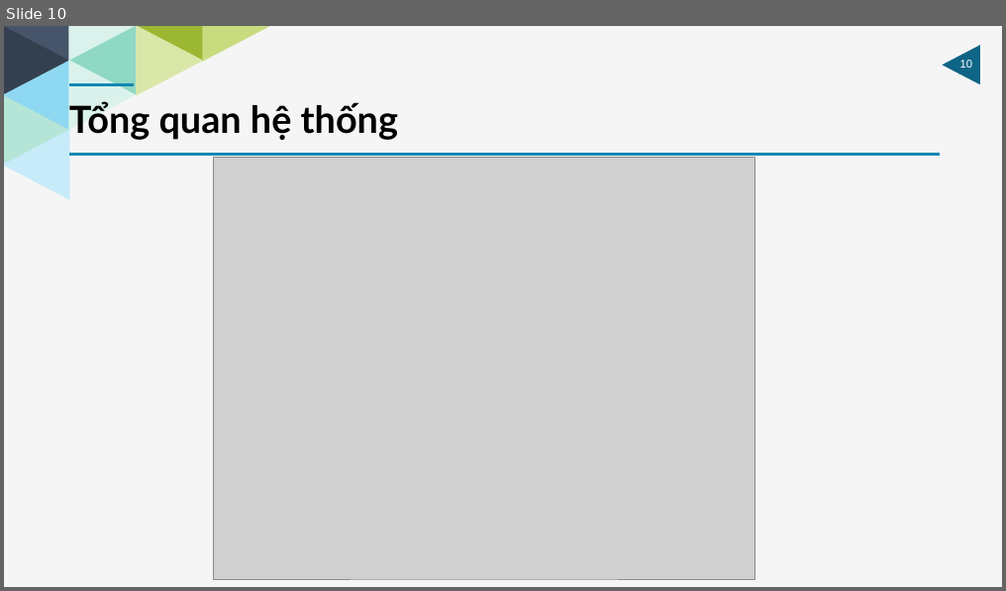
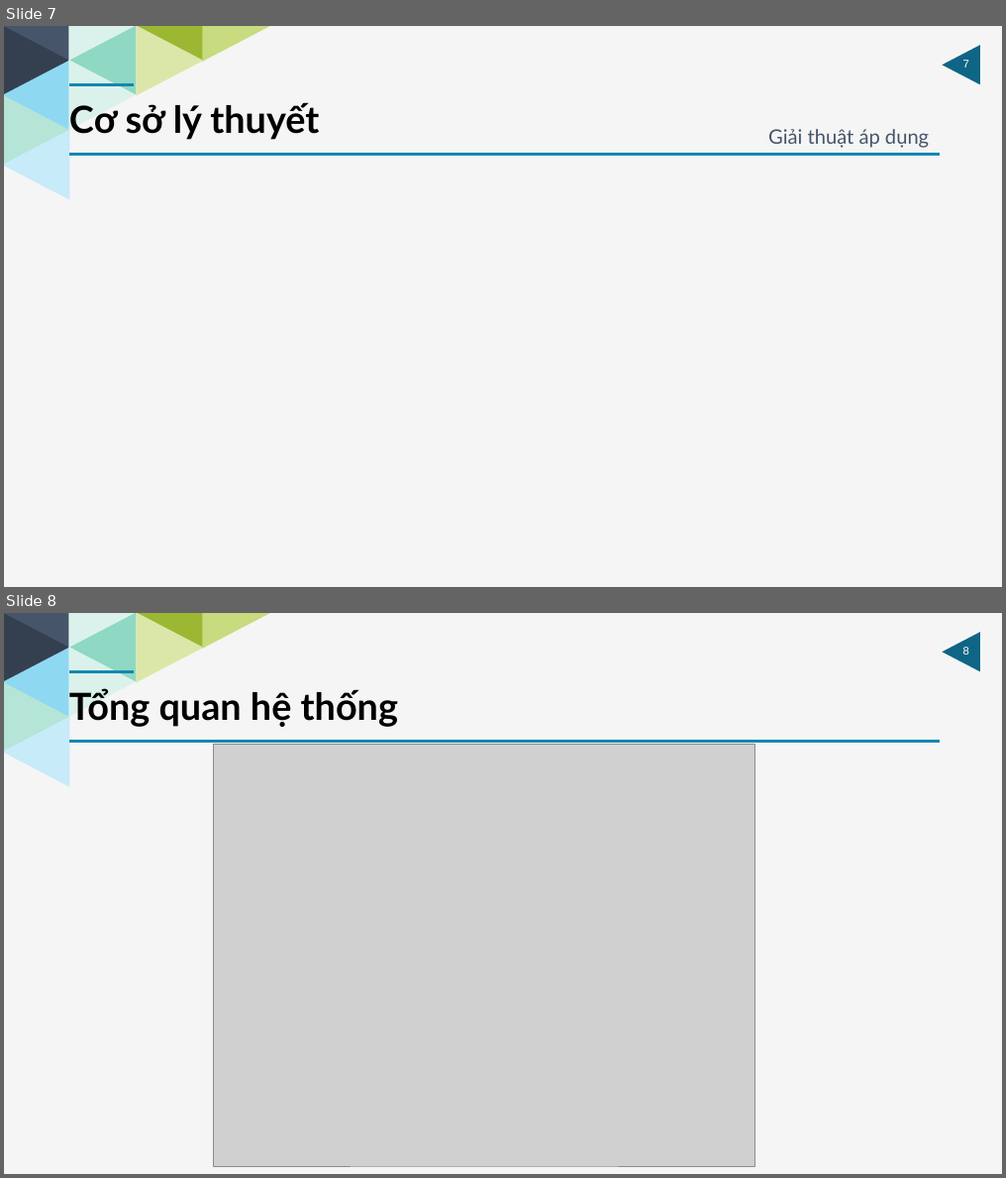
Before and after one commit to HaiUIT-zz/Price-Compare-System, a slide deck: presentation/final-file-present/Report-Project-14012018.pptx. Shown one above the other, each under a label of ours: slide 10 before the commit, slides 7 and 8 after it. The pictures are 1006x591 and 1006x1178 pixels, drawn with LibreOffice and Linux fonts; fonts in the diff are those of the drawing; grey boxes stand for pictures. Boxes give left, top, right and bottom in pixels: in the first picture for what was removed or moved away, otherwise in the second. Text is boxed around its words. In the diff, an @@ line names an element or a change of style, - is before the commit and + after.

```diff
--- a/presentation/final-file-present/Report-Project-14012018.pptx
+++ b/presentation/final-file-present/Report-Project-14012018.pptx
@@ slide 7 added at (4,26,1002,587), background #F5F5F5; not listed: 15 template elements that a slide beside it also shows @@
@@ text added at (69,102,319,140), 36 pt, text #000000, bold @@
+Cơ sở lý thuyết
@@ text added at (768,129,929,148), 19.2 pt, text #46556A @@
+Giải thuật áp dụng
@@ what was slide 10 is now slide 8 @@
@@ page number at (963,647,969,655): text changed @@
-10
+8
```
Also in this commit, not shown: 11 slides changed, 2 slides removed.
